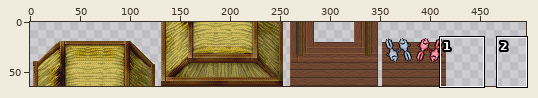
File history of a sprite sheet, tmwdata/graphics/tiles/pescadores_shop.png. Above, an overview of the earlier version with the close-up marked.
Close-up. Before the commit:
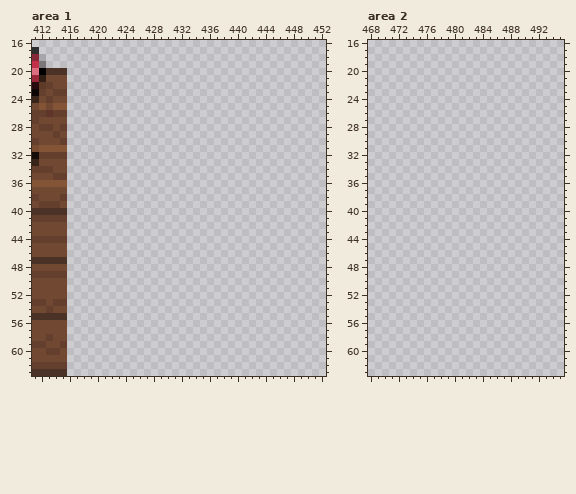
The file is 512x64 pixels. Pixels under 10% opacity are left out. Colours within 5 levels of each other are drawn and written as one. Shown: area 1: x 411..452, y 16..63; area 2: x 468..495, y 16..63. The wide view leaves out empty margins.
The result:
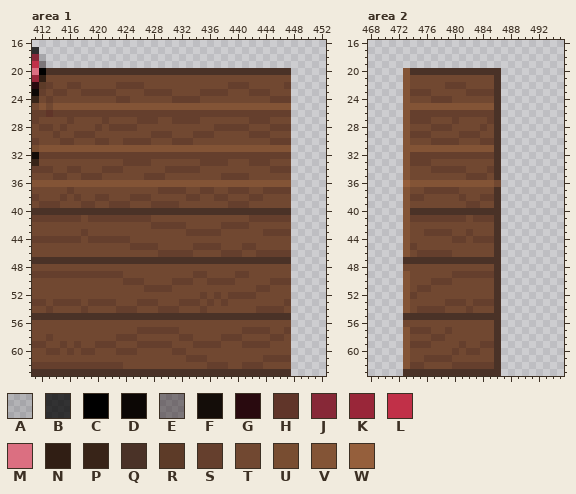
Palette (. is transparent): A #00000020  B #000000c1  C #000000  D #0c0705  E #1405076f  F #140d09  G #290a0f  H #603529  J #842131f4  K #992639  L #c13048  M #db6f81  N #301e14  P #382418  Q #4a3227  R #5d3b28  S #653f2d  T #714831  U #784d31  V #835436  W #955f3c
Message: Mapa 001 - centro comercial da vila dos pescadores.
What changed:
Changed rows in their new state; - is an unchanged pixel.
Area 1:
first column x 416:
20 QQQQQQQQQQQQQQQQQQQQQQQQQQQQQQQQ
21 TTTTTTTTTTTTTTTTTTTTTTTTTTTTTTTT
22 SSTTTTTSSSSTTTTTTTTTTTTSSSTTTTTS
23 TTSSSSSTTTTSSSSTTTTSSSSTTTSSSTTT
24 TTTTTTTSSTTTTTTSSSSTTTTTTTTTTSSS
25 VVVVVVVVVVVVVVVVVVVVVVVVVVVVVVVV
26 SSSSSSSSSSSSSSSSSSSSSSSSSSSSSSSS
27 STTTTSTTTTSSSTTSSSSTTTTTTTSSSTTT
28 TTTTSTSSSSTTTTTTTTTTTSSSSSTTTSSS
29 TSSSTTTTTTTTSSSTTTSSSTTTTTSSSTTT
30 STTTSSTTSSSSTTTSSSTTTTTTTTTTTSSS
31 VVVVVVVVVVVVVVVVVVVVVVVVVVVVVVVV
32 SSSSSSSSSSSSSSSSSSSSSSSSSSSSSSSS
33 TTTTTTTTSSSSTTTTTTTSSSSTTTSSSTTT
34 SSTTTSSSTTTTTTSSSSSTTTTTTTTTTSSS
35 TTSSSTTTTTTSSSTTTTTTTTSSSSTTTTTT
36 VVVVVVVVVVVVVVVVVVVVVVVVVVVVVVVV
37 STTTTTTTTTTTTSSSSTTSSTTSSSTTSSSS
38 TSTTSSTTTSSSTTTTTSSTTSSTTTSSTTTT
39 TTSSTTSSSTTTSSSSTTTTTTTSSSTTTTTT
40 QQQQQQQQQQQQQQQQQQQQQQQQQQQQQQQQ
41 SSTSSSSSSSSSTTTTTTTTTTTTTTSSSSSS
42 TTTTTTTTTTTTSSSSSTTTTTSSSSTTTTTT
43 TTSTTTTTTTTTTTTTTSSSSSTTTTTTSSSS
44 SSTSSSSSSTTTTTTTTTTTTTTTTTTTTTTT
45 TTTTTTTTTSSSSTTTTTSSSSTTTSSTTTTT
46 TTTTTTTTTTTTTSSSSSTTTTSSSTTSSSSS
47 QQQQQQQQQQQQQQQQQQQQQQQQQQQQQQQQ
48 TTTTTTTTTTTTTTTTTTTTTTTTTTTTTTTT
49 SSSSSSSSTTTTTTTTTTSSTTTTSSTTTTTT
50 TTTTTTTTSSSTTTTSSSTTSSSSTTTTTSSS
51 TTTTTTTTTTTSSSSTTTTTTTTTTTTSSTTT
52 TTTTTTTTTTTTTTTTTTTSTSTSSSSTTTTT
53 SSTSSSSTTTSSSTTTSSSTSTSTTTTTTTTS
54 TTSTTTTSSSTTTSSSTTTSTTTTTTTSSSST
55 QQQQQQQQQQQQQQQQQQQQQQQQQQQQQQQQ
56 TTTTTTTTTTTTTTTTTTTTTTTTTTTTTTTT
57 TTTTTTTTTTSSSSSSTTTTTTTTTSSSSTTS
58 TTTTTTTSSSTTTTTTSSTTTTSSSTTTTSST
59 TSTTSSSTTTSSSSSTTTSSSSTTTSSSSTTT
60 STSSTTTSSSTTTTTSSTTTTTTTTTTTTTTT
61 TTTTTTTTTTTTTTTTTSSSTTTTTTTTSSSS
62 SSSSSSSSTTTTTTTTTTTTSSSTTSSSTTTT
63 QQQQQQQQQQQQQQQQQQQQQQQQQQQQQQQQ
Area 2:
first column x 473:
20 VQQQQQQQQQQQQQ
21 VTTTTTTTTTTTTQ
22 VTTTTTSSSTTTTQ
23 VSSSTTTTTSSSSQ
24 VTTTSSSTTTTTTQ
25 VVVVVVVVVVVVVQ
26 VSSSSSSSSSSSSQ
27 VSSSTTTSTTTTSQ
28 VTTTSSSTTTTSTQ
29 VSSSTTTTSSSTTQ
30 VTTTSSSSTTTSSQ
31 VVVVVVVVVVVVVQ
32 VSSSSSSSSSSSSQ
33 VSSSTTTTTTTTTQ
34 VTTTSSSSSTTTSQ
35 VTTTTTTTTSSSTQ
36 WVVVVVVVVVVVVT
37 VTTSSSSSTTTTTQ
38 VSSTTTTTSTTSSQ
39 VTTTTTTTTSSTTQ
40 VQQQQQQQQQQQQQ
41 VSSSSSSSSTSSSQ
42 VTTTTTTTTTTTTQ
43 VTTSSSSTTSTTTQ
44 VTTTTTTSSTSSSQ
45 VSTTTTTTTTTTTQ
46 VTSSSSSTTTTTTQ
47 QQQQQQQQQQQQQQ
48 TTTTTTTTTTTTTQ
49 VTTTTTTSSSSSSQ
50 VTTTSSSTTTTTTQ
51 VTSSTTTTTTTTTQ
52 VSTTTTTTTTTTTQ
53 VTTTTTSSSTSSSQ
54 VTSSSSTTTSTTTQ
55 QQQQQQQQQQQQQQ
56 TTTTTTTTTTTTTQ
57 VSSSTTSTTTTTTQ
58 VTTTSSTTTTTTTQ
59 VSSSTTTTSTTSSQ
60 VTTTTTTSTSSTTQ
61 VTTSSSSTTTTTTQ
62 VSSTTTTSSSSSSQ
63 QQQQQQQQQQQQQQ
Boxes around the changes in both close-ups, in picture pixels (x1, y1, x2, y2):
added: (67, 68, 291, 376)
added: (403, 68, 501, 376)
